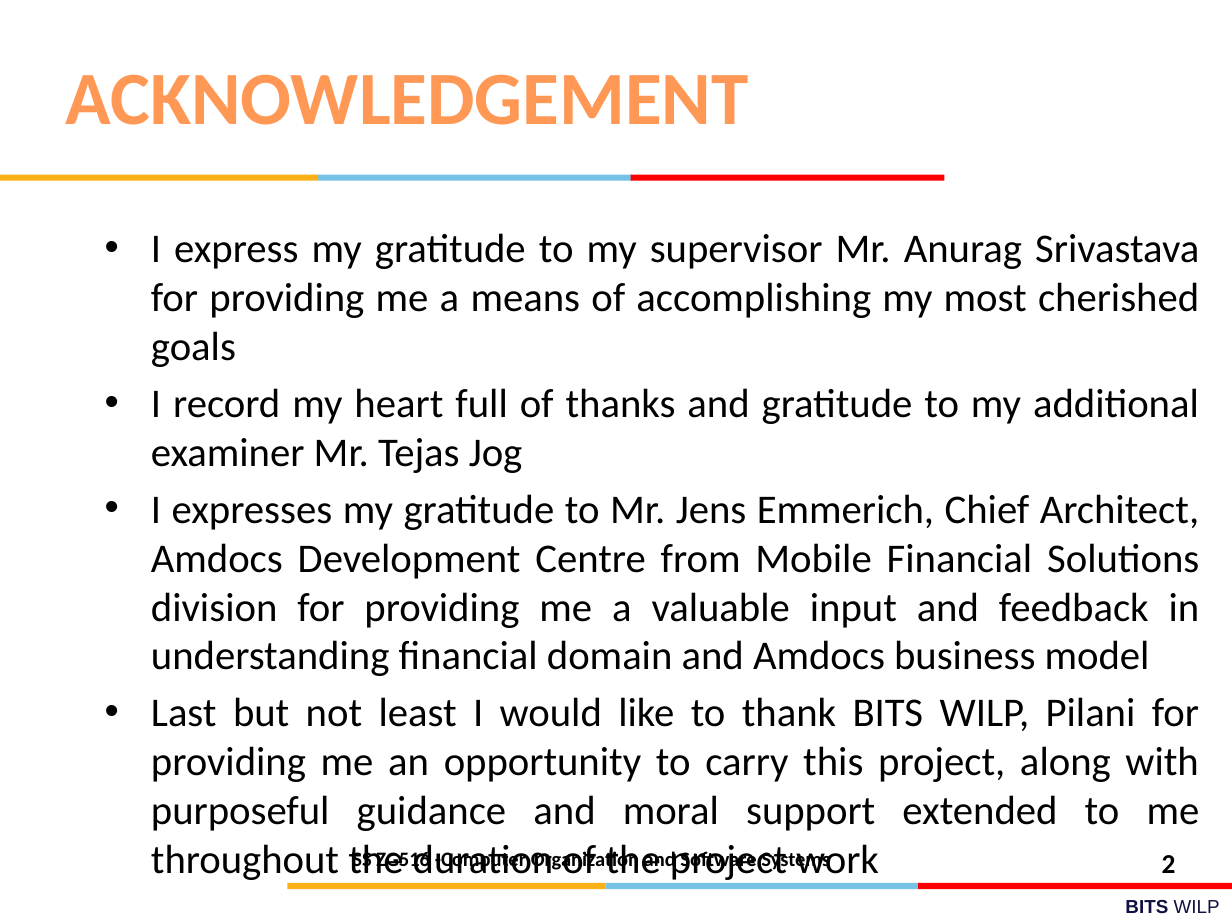
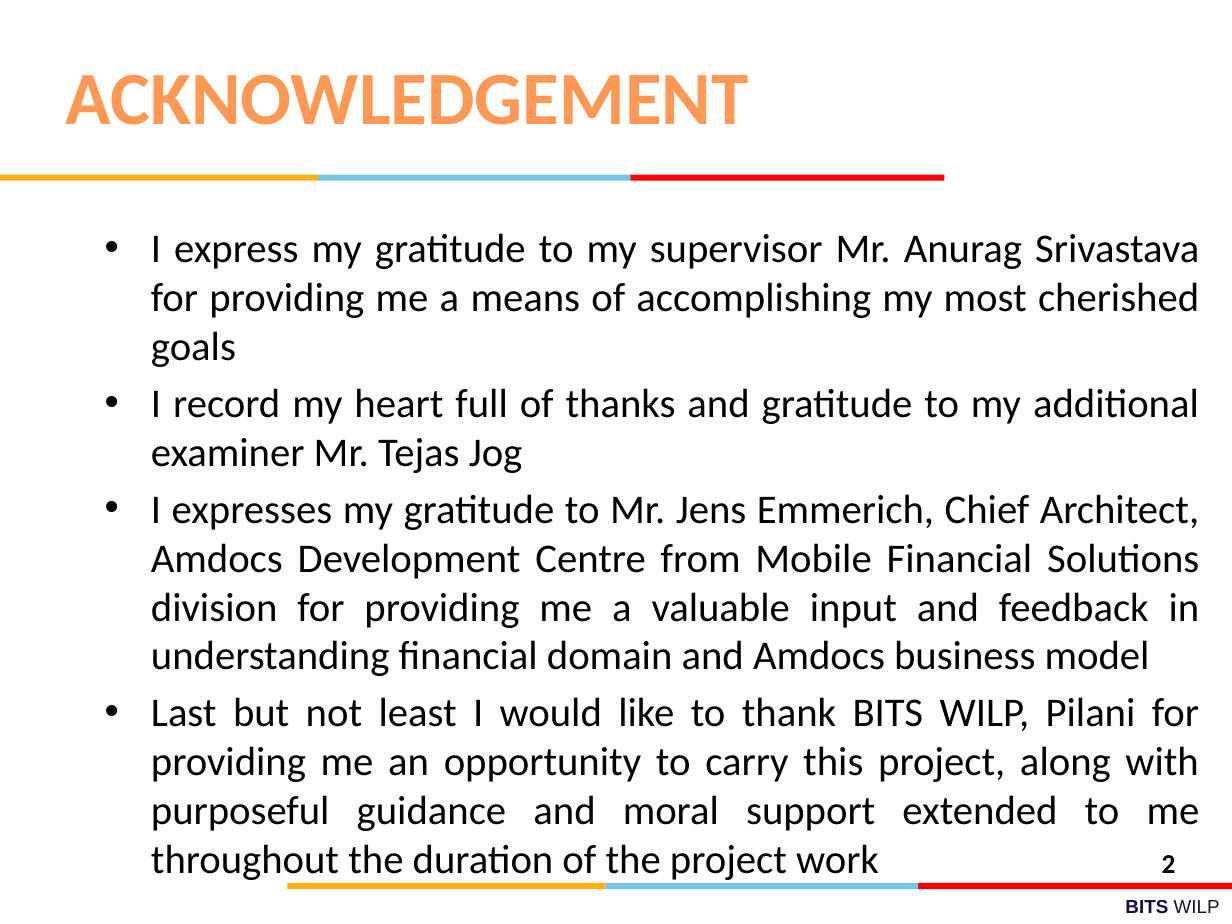
Before and after one commit to pkytech/BITS, a slide deck: slide 2 of 2016HT12516-TusharPhadke_dissertation_presentation.pptx. Drawn at 1232x924 pixels with LibreOffice and Linux fonts; fonts in the diff are those of the drawing; background and template pictures are left out. Boxes give left, top, right and bottom in pixels: in the first picture for what was removed or moved away, otherwise in the second. Text is boxed around its words. In the diff, an @@ line names an element or a change of style, - is before the commit and + after.

```diff
--- a/2016HT12516-TusharPhadke_dissertation_presentation.pptx
+++ b/2016HT12516-TusharPhadke_dissertation_presentation.pptx
@@ text removed at [352,849,830,872] @@
-SS ZG516 -Computer Organization and Software Systems
```
Also in this commit, not shown: 4 other slides changed, 15 slides added, 16 slides removed, 2 other files.
